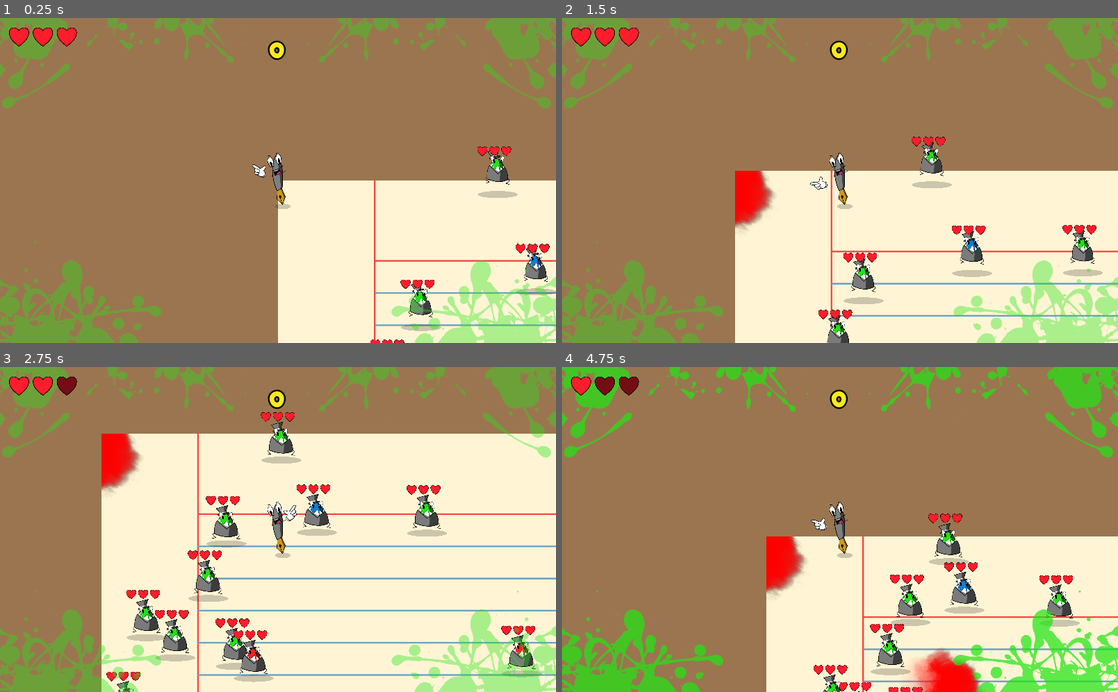
Above: before the commit, frames 1-4 (two rows, left to right).
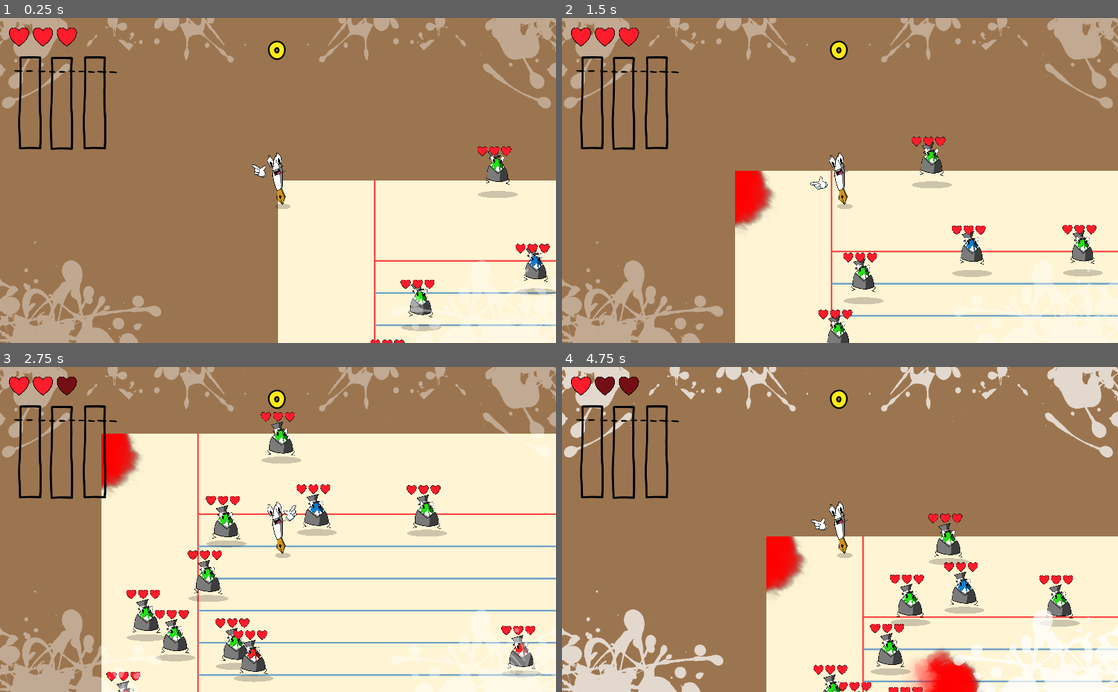
Above: after the commit, the same moments.

Repository: kevinlights/chromatic-fever
Game: Godot game, scene res://Game.tscn
The game is run twice, just before and just after one commit, with the same random seed, the same clock (stepped at 60 frames per second) and the same inputs.
Inputs (mouse positions are in pixels of both pictures, inside the frame that each line leads up to):
- Up to frame 1 (0.25 s): no input
- Up to frame 2 (1.5 s): move the mouse to (962, 164) at 0.52 s; hold Right (ui_right) 0.53-1.28 s; hold Right mouse button (clic_droit) 0.53-1.28 s; move the mouse to (728, 196) at 1.27 s; hold Down (ui_down) from 1.28 s (still down); click (728, 196) at 1.35 s
- Up to frame 3 (2.75 s): move the mouse to (333, 458) at 2.02 s; release Down (ui_down) at 2.03 s; hold Right (ui_right) from 2.03 s (still down); hold Right mouse button (clic_droit) from 2.03 s (still down)
- Up to frame 4 (4.75 s): move the mouse to (812, 594) at 2.77 s; release Right (ui_right) at 2.78 s; release Right mouse button (clic_droit) at 2.78 s; hold Up (ui_up) 2.78-3.53 s; click (812, 594) at 2.85 s; move the mouse to (1006, 578) at 3.52 s; hold Right mouse button (clic_droit) 3.53-4.28 s; hold Left (ui_left) from 3.53 s (still down); move the mouse to (673, 480) at 4.27 s; click (673, 480) at 4.35 s

The runs differ from the first frame. In frame 1, 11% of the frame differs, in the area x 0-100%, y 0-100%; in frame 2, 11%; in frame 3, 11%; in frame 4, 11%.
Error in both runs: Trying to assign value of type 'Node2D' to a variable of type 'KinematicBody2D'. (res://HUD/Score.gd:3)

Commit message:
m

Diff:
--- a/HUD/HUD.tscn
+++ b/HUD/HUD.tscn
@@ -1,30 +1,32 @@
-[gd_scene load_steps=22 format=2]
+[gd_scene load_steps=24 format=2]
 
 [ext_resource path="res://HUD/HUD.gd" type="Script" id=1]
 [ext_resource path="res://HUD/LesCadres.gd" type="Script" id=2]
 [ext_resource path="res://Assets/cadre.png" type="Texture" id=3]
-[ext_resource path="res://Assets/square.png" type="Texture" id=4]
-[ext_resource path="res://HUD/Jauge.gd" type="Script" id=5]
-[ext_resource path="res://HUD/font/riffic.otf" type="DynamicFontData" id=6]
-[ext_resource path="res://HUD/DefeatMessage.gd" type="Script" id=7]
-[ext_resource path="res://HUD/LifeBar.gd" type="Script" id=8]
-[ext_resource path="res://HUD/Images/heart_full.png" type="Texture" id=9]
-[ext_resource path="res://HUD/Heart.gd" type="Script" id=10]
-[ext_resource path="res://HUD/font/score_font.tres" type="DynamicFont" id=11]
-[ext_resource path="res://HUD/Score.gd" type="Script" id=12]
-[ext_resource path="res://HUD/combo_wave.shader" type="Shader" id=13]
-[ext_resource path="res://Sounds/music_sources/colorless_world.wav" type="AudioStream" id=14]
-[ext_resource path="res://Sounds/music_sources/tainted_world.wav" type="AudioStream" id=15]
-[ext_resource path="res://Sounds/music_sources/pigmented_world.wav" type="AudioStream" id=16]
-[ext_resource path="res://Sounds/music_sources/colourful_world.wav" type="AudioStream" id=17]
-[ext_resource path="res://Sounds/music_sources/chromatic_world.wav" type="AudioStream" id=18]
+[ext_resource path="res://Assets/ligne_pointille.png" type="Texture" id=4]
+[ext_resource path="res://Assets/rectangle.png" type="Texture" id=5]
+[ext_resource path="res://Assets/rect.png" type="Texture" id=6]
+[ext_resource path="res://HUD/Jauge.gd" type="Script" id=7]
+[ext_resource path="res://HUD/font/riffic.otf" type="DynamicFontData" id=8]
+[ext_resource path="res://HUD/DefeatMessage.gd" type="Script" id=9]
+[ext_resource path="res://HUD/LifeBar.gd" type="Script" id=10]
+[ext_resource path="res://HUD/Images/heart_full.png" type="Texture" id=11]
+[ext_resource path="res://HUD/Heart.gd" type="Script" id=12]
+[ext_resource path="res://HUD/font/score_font.tres" type="DynamicFont" id=13]
+[ext_resource path="res://HUD/Score.gd" type="Script" id=14]
+[ext_resource path="res://HUD/combo_wave.shader" type="Shader" id=15]
+[ext_resource path="res://Sounds/music_sources/colorless_world.wav" type="AudioStream" id=16]
+[ext_resource path="res://Sounds/music_sources/tainted_world.wav" type="AudioStream" id=17]
+[ext_resource path="res://Sounds/music_sources/pigmented_world.wav" type="AudioStream" id=18]
+[ext_resource path="res://Sounds/music_sources/colourful_world.wav" type="AudioStream" id=19]
+[ext_resource path="res://Sounds/music_sources/chromatic_world.wav" type="AudioStream" id=20]
 
 [sub_resource type="DynamicFont" id=1]
 size = 60
-font_data = ExtResource( 6 )
+font_data = ExtResource( 8 )
 
 [sub_resource type="ShaderMaterial" id=2]
-shader = ExtResource( 13 )
+shader = ExtResource( 15 )
 shader_param/wave_scale = Vector2( 0.005, 0.002 )
 shader_param/wave_speed = 10.0
 shader_param/rainbow_scale = Vector3( 1, 1, 1 )
@@ -50,47 +52,55 @@
 flip_h = true
 
 [node name="Jauges" type="Control" parent="."]
-editor/display_folded = true
 margin_right = 40.0
 margin_bottom = 40.0
 
-[node name="Jauge0" type="TextureProgress" parent="Jauges"]
-margin_left = 30.0
-margin_top = 70.0
-margin_right = 94.0
-margin_bottom = 170.0
-rect_scale = Vector2( 0.5, 1 )
+[node name="ligne_pointille" type="Sprite" parent="Jauges"]
+position = Vector2( 120.873, 99.2049 )
+scale = Vector2( 0.580172, 0.5 )
+texture = ExtResource( 4 )
+
+[node name="Jauge1" type="TextureProgress" parent="Jauges"]
+margin_left = 90.5263
+margin_top = 71.0526
+margin_right = 179.526
+margin_bottom = 417.053
+rect_scale = Vector2( 0.5, 0.5 )
 max_value = 1.0
 step = 0.01
-texture_progress = ExtResource( 4 )
+texture_over = ExtResource( 5 )
+texture_progress = ExtResource( 6 )
 fill_mode = 3
-script = ExtResource( 5 )
-
-[node name="Jauge1" type="TextureProgress" parent="Jauges"]
-margin_left = 60.0
-margin_top = 70.0
-margin_right = 124.0
-margin_bottom = 170.0
-rect_scale = Vector2( 0.5, 1 )
-max_value = 1.0
-step = 0.01
-texture_progress = ExtResource( 4 )
-fill_mode = 3
-script = ExtResource( 5 )
+script = ExtResource( 7 )
 jauge_number = 1
 
 [node name="Jauge2" type="TextureProgress" parent="Jauges"]
-margin_left = 90.0
+margin_left = 151.737
 margin_top = 70.0
-margin_right = 154.0
-margin_bottom = 170.0
-rect_scale = Vector2( 0.5, 1 )
+margin_right = 240.737
+margin_bottom = 416.0
+rect_scale = Vector2( 0.5, 0.5 )
 max_value = 1.0
 step = 0.01
-texture_progress = ExtResource( 4 )
+texture_over = ExtResource( 5 )
+texture_progress = ExtResource( 6 )
 fill_mode = 3
-script = ExtResource( 5 )
+script = ExtResource( 7 )
 jauge_number = 2
+
+[node name="Jauge0" type="TextureProgress" parent="Jauges"]
+margin_left = 33.1053
+margin_top = 70.0
+margin_right = 122.105
+margin_bottom = 416.0
+rect_scale = Vector2( 0.5, 0.5 )
+max_value = 1.0
+step = 0.01
+texture_over = ExtResource( 5 )
+texture_progress = ExtResource( 6 )
+fill_mode = 3
+nine_patch_stretch = true
+script = ExtResource( 7 )
 
 [node name="CenterContainer" type="CenterContainer" parent="."]
 editor/display_folded = true
--- a/Player/Player.gd
+++ b/Player/Player.gd
@@ -73,7 +73,7 @@
 	color_change_timer.start()
 
 	enemies.connect("enemy_died",self,"_on_kill")
-	$LesSprites/heros_couleur.modulate = Color(0.5,0.5,0.5)
+	#$LesSprites/heros_couleur.modulate = Color(0.5,0.5,0.5)
 	colormap = {global.colors[0] : 0, global.colors[1] : 1,global.colors[2] : 2}
 
 func _process(d):
@@ -182,9 +182,9 @@
 	elif(c.b>0.6 and c.a>0.1 and e.r<0.8):
 		on_color = 2
 		$LesSprites/heros_couleur.modulate = global.colors[2]
-	else:
-		on_color = -1
-		$LesSprites/heros_couleur.modulate = Color(0.5,0.5,0.5)
+	#else:
+	#	on_color = -1
+	#	$LesSprites/heros_couleur.modulate = Color(0.5,0.5,0.5)
 
 func _on_kill(position, score_gained,color):
 	if color != null and jauges[colormap[color]] < max_jauge:
Binary file added: Assets/ligne_pointille.png
Not shown, added: Assets/ligne_pointille.png.import
Binary file added: Assets/rect.png
Not shown, added: Assets/rect.png.import
Binary file added: Assets/rectangle.png
Not shown, added: Assets/rectangle.png.import
Not shown: 5 places in HUD/HUD.tscn that only renumber resources
